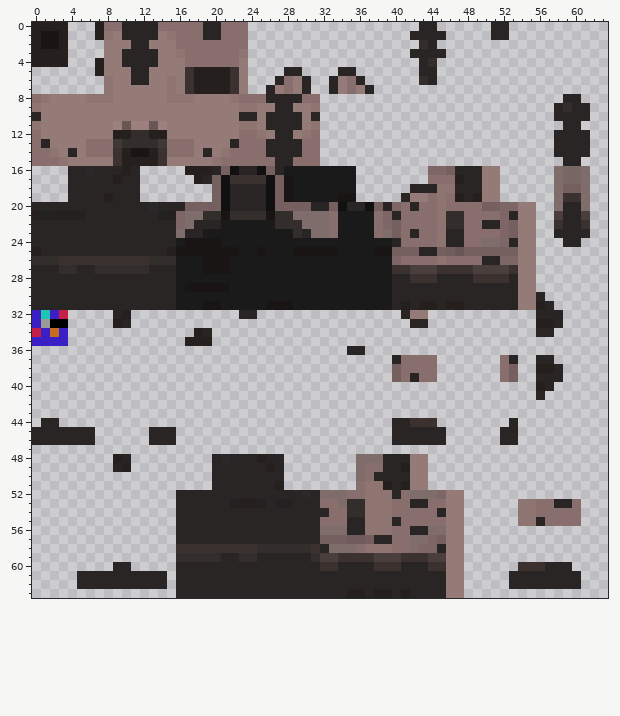
Pixel-art sprite -- PawTotems/assets/minecraft/optifine/cit/phantomrrz/skin.png. That is the earlier state.
The file is 64x64 pixels. Colours within 5 levels of each other are drawn and written as one.
After:
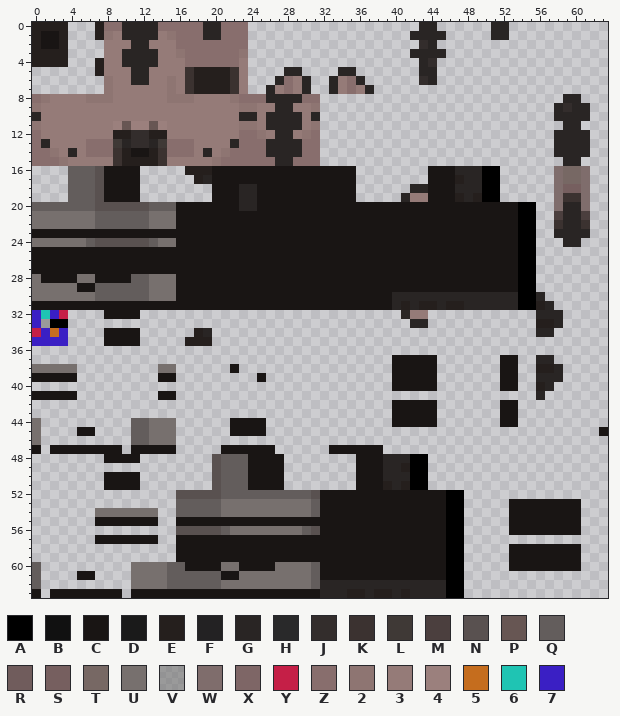
Palette (. is transparent): A #000000  B #111111  C #191514  D #1a1a1a  E #251f1d  F #232223  G #292524  H #29292a  J #332d2c  K #3b3230  L #3f3936  M #4b3f3e  N #595150  P #675653  Q #635d5c  R #705c5c  S #765f5f  T #776864  U #77706e  V #74747293  W #7f6d6c  X #7e6666  Y #c51f47  Z #886e6d  2 #8e7572  3 #957b78  4 #9b807d  5 #c56d1e  6 #1fc4b3  7 #3a1fc4
Changes in this commit:
Changed rows in their new state; - is an unchanged pixel.
first column x 0:
13 ----------G--G--------------------------------------------------
16 ----QQQNCCCC--------CCCCCCCCCCCCCCCC--------CCC---AA------------
17 ----QQQNCCCC--------CCCCCCCC-CCCCCCC--------CCC---AA------------
18 ----QQQNCCCC--------CCC--CCC-CCCCCCC--------CCC---AA------------
19 ----QQQNCCCC--------CCC--CCC-CCCCC----------CCC---AA------------
20 QQQQQQQNNNNNNQQQCCCCCCC--CCCCCCCCCCCCCCCCCCCCCCCCCCCCCAA--------
21 UUUUUUUQQQQQQUUUCCCCC-CCCC-CCCCCCCCCCCCCCCCCCCCCCCCCCCAA--------
22 UUUUUUUQQQQQQUUUCCCCCCCCCCCCCCCCCCCCCCCCCCCCCCCCCCCCCCAA--------
23 CCCCCCCCCCCCCCCCCCCCCCCCCCCCCCCCCCCCCCCCCCCCCCCCCCCCCCAA--------
24 UUUUUUQNNNNNNQUUC----CCCCCCCCCCCCCCCCCCCCCCCCCCCCCCCCCAA--------
25 CCCCCCCCCCCCCCCC-------CC-CCC-----CCCC--CCCCCCCCCCCCCCAA--------
26 CCCCCCCCCCCCCCCCCCC---CCCCCCCCCCCCCCCCCCCCCCCCCCCCCCCCAA--------
27 CCCCCCCCCCCCCCCCCCC---CCCCCCCCCCCCCCCCCCCCCCCCCCCCCCCCAA--------
28 UCCCCUUCCCCQQUUUCCCCCCCCCCCCCCCCCCCCCCCCCCCCCCCCCCCCCCAA--------
29 UUUUUCCQQQQQQUUUC-----CCCCCCCCCCCCCCCCCCCCCCCCCCCCCCCCAA--------
30 UUUUUUUQQQQQQUUUCCCCCCCCCCCCCCCCCCCCCCCC--------------AA--------
31 CCCCCCCCCCCCCCCCCCC--CCCCC---CCCCCCCCCCC--------------AA--------
32 --------CCCC-----------..---------------------------------------
33 ---------..-----------------------------------------------------
34 --------CCCC----------------------------------------------------
35 --------CCCC----------------------------------------------------
36 -----------------------------------..---------------------------
37 ----------------------------------------CCCCC-------CC----------
38 UUUUU---------UU------C-----------------CCCCC-------CC----------
39 CCCCC---------CC---------C--------------CCCCC-------CC----------
40 ----------------------------------------CCCCC-------CC----------
41 CCCCC---------CC------------------------------------------------
42 ----------------------------------------CCCCC-------CC----------
43 ----------------------------------------CCCCC-------CC----------
44 U..--------QQUUU------CCCC--------------CCCCC-------CC----------
45 U....CC----QQUUU------CCCC--------------......------..---------C
46 U......----QQUUU------------------------......------..----------
47 C-CCCCCCCC-CCCCC-----CCCCCC------CCCCCC-------------------------
48 --------CCCC--------NQQQCCCC--------CCC---AA--------------------
49 ---------..---------NQQQCCCC--------CCC---AA--------------------
50 --------CCCC--------NQQQCCCC--------CCC---AA--------------------
51 --------CCCC--------NQQQCCCC--------CCC---AA--------------------
52 ----------------NNNNNQQQQQQQQQQNCCCCCCCCCCCCCCAA----------------
53 ----------------QQQQQUUUUUUUUUUQCCCCCCCCCCCCCCAA-----CCCCCCCC---
54 -------UUUUUUU--QQQQQUUUUUUUUUUQCCCCCCCCCCCCCCAA-----CCCCCCCC---
55 -------CCCCCCC--CCCCCCCCCCCCCCCCCCCCCCCCCCCCCCAA-----CCCCCCCC---
56 ----------------NNNNNQUUUUUUUUQNCCCCCCCCCCCCCCAA-----CCCCCCCC---
57 -------CCCCCCC--CCCCCCCCCCCCCCCCCCCCCCCCCCCCCCAA----------------
58 ----------------CCCCCCCCCCCCCCCCCCCCCCCCCCCCCCAA-----CCCCCCCC---
59 ----------------CCCCCCCCCCCCCCCCCCCCCCCCCCCCCCAA-----CCCCCCCC---
60 Q--------..UUUUQQCCCCUUCCCCUUUUQCCCCCCCCCCCCCCAA-----CCCCCCCC---
61 Q----CC....UUUUQQQQQQCCUUUUUUUUQCCCCCCCCCCCCCCAA-----........---
62 Q----......UUUUQQQQQQUUUUUUUUUUQ--------------AA-----........---
63 C-CCCCCCCC-CCCCCCCCCCCCCCCCCCCCC--------------AA----------------
Where, in picture pixels (left, top, right, bottom), the same in both pictures:
changed: (32, 139, 581, 598)
added: (599, 427, 608, 436)
